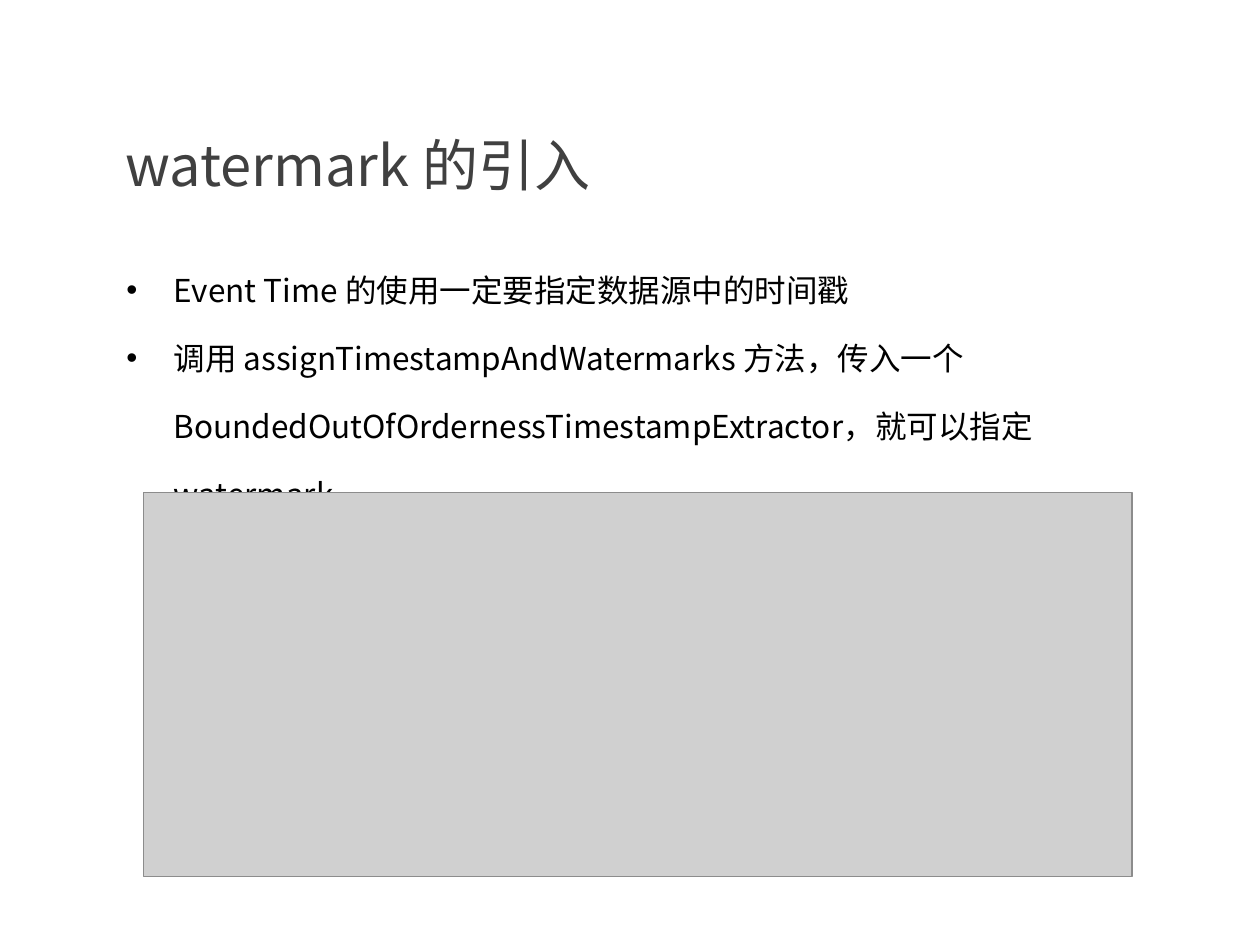
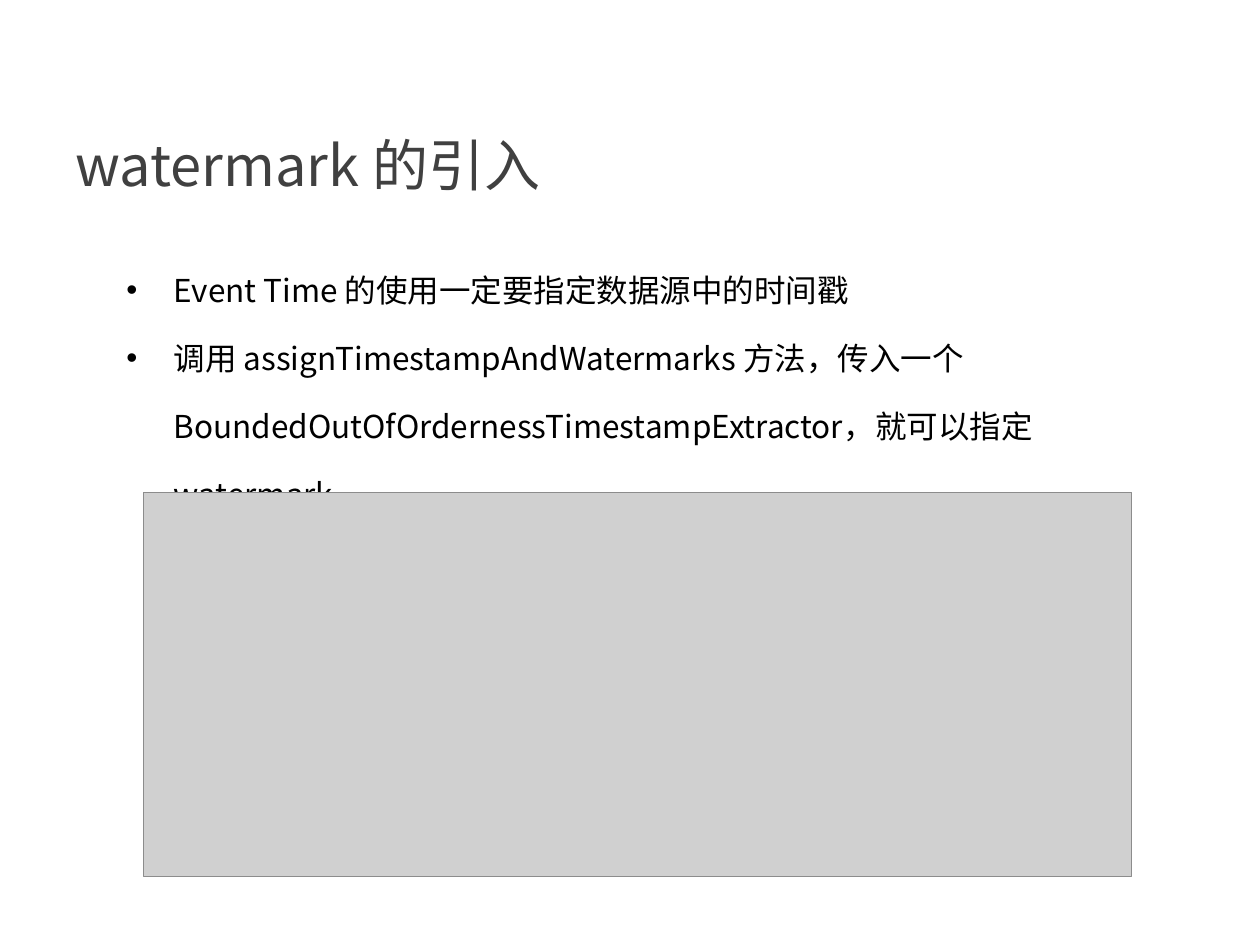
Before and after one commit to confucianzuoyuan/flink-tutorial, a slide deck: slide 12 of slides/4_Flink中的时间语义和watermark.pptx (slide 11 before the commit). Drawn at 1260x945 pixels with LibreOffice and Linux fonts; fonts in the diff are those of the drawing; grey boxes stand for pictures; background and template pictures are left out. Boxes give left, top, right and bottom in pixels: in the first picture for what was removed or moved away, otherwise in the second. Text is boxed around its words. In the diff, an @@ line names an element or a change of style, - is before the commit and + after.

```diff
--- a/slides/4_Flink中的时间语义和watermark.pptx
+++ b/slides/4_Flink中的时间语义和watermark.pptx
@@ text "watermark 的引入" at bbox=[75, 139, 540, 191]: indent changed @@
```
Also in this commit, not shown: 13 other slides changed, 1 slide added, 3 other files.
